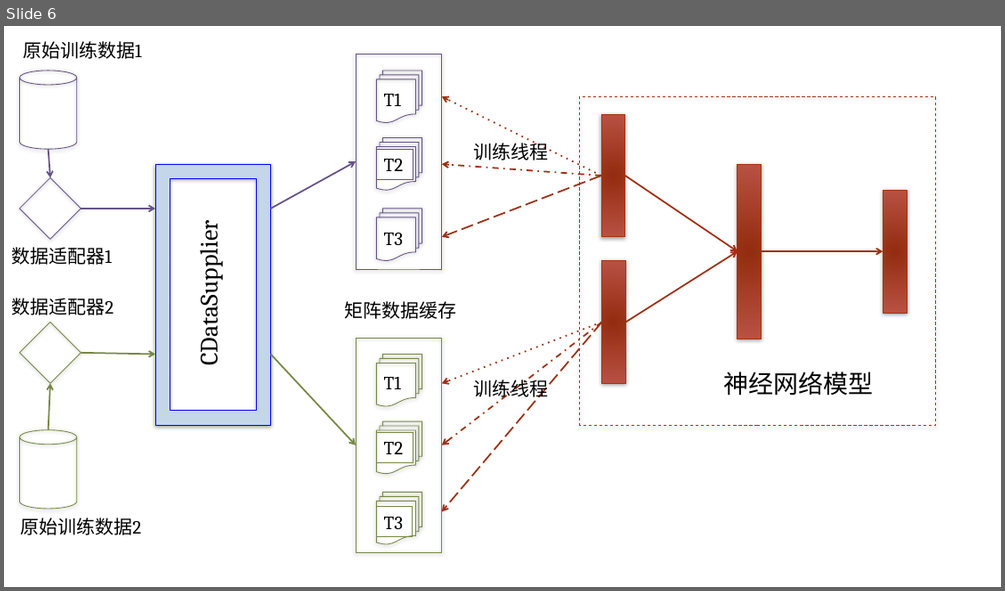
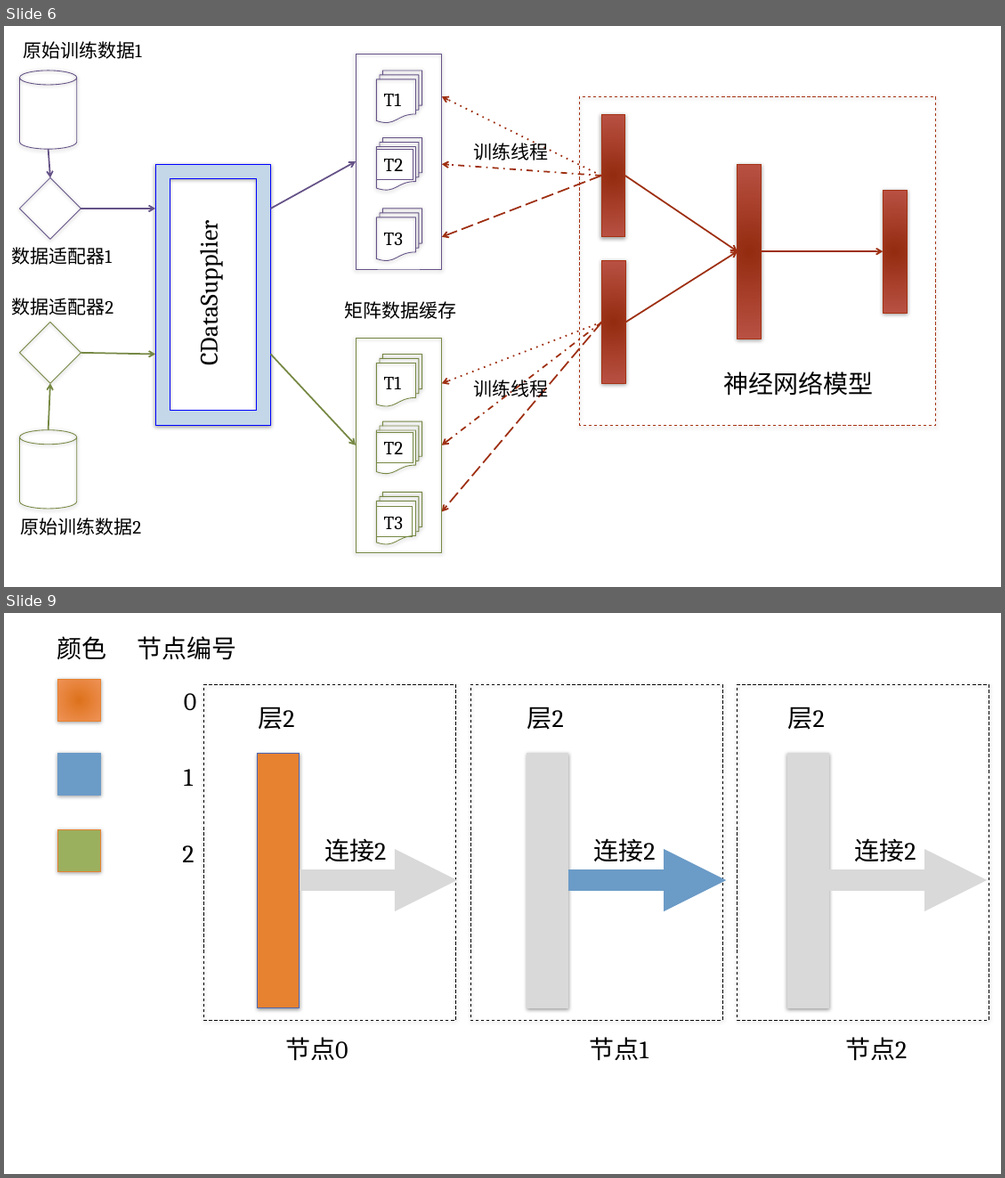
Before and after one commit to Hanjun-Dai/IECABrainDoc, a slide deck: Hanjun/Pictures.pptx. Shown one above the other, each under a label of ours: slide 6 before the commit, slides 6 and 9 after it; the slides between them are not shown. The pictures are 1005x591 and 1005x1178 pixels, drawn with LibreOffice and Linux fonts; fonts in the diff are those of the drawing; background and template pictures are left out. Boxes give left, top, right and bottom in pixels: in the first picture for what was removed or moved away, otherwise in the second. Text is boxed around its words. In the diff, an @@ line names an element or a change of style, - is before the commit and + after.

```diff
--- a/Hanjun/Pictures.pptx
+++ b/Hanjun/Pictures.pptx
@@ slide 9 added at bbox=[4, 613, 1001, 1174], background picture (left out) @@
@@ text added at bbox=[57, 636, 107, 659], 24 pt, text #000000 @@
+颜色
@@ text added at bbox=[137, 636, 236, 660], 24 pt, text #000000 @@
+节点编号
@@ rectangle added at bbox=[57, 679, 100, 721], fill gradient #DF731B to #F09457, outline #E68230 0.75 pt @@
@@ rectangle added at bbox=[204, 685, 456, 1021], outline #000000 0.75 pt dashed @@
@@ rectangle added at bbox=[470, 685, 722, 1021], outline #000000 0.75 pt dashed @@
@@ rectangle added at bbox=[736, 685, 989, 1021], outline #000000 0.75 pt dashed @@
@@ text added at bbox=[184, 693, 196, 710], 24 pt, text #000000 @@
+0
@@ text added at bbox=[258, 706, 294, 730], 24 pt, text #000000 @@
+层2
@@ text added at bbox=[527, 706, 564, 730], 24 pt, text #000000 @@
+层2
@@ text added at bbox=[788, 706, 825, 730], 24 pt, text #000000 @@
+层2
@@ rectangle added at bbox=[57, 753, 100, 795], fill #6B9BC7, outline #6B9BC7 0.75 pt @@
@@ text added at bbox=[184, 769, 193, 786], 24 pt, text #000000 @@
+1
@@ rectangle added at bbox=[258, 753, 299, 1007], fill #E68230, outline #4E66B2 0.75 pt @@
@@ rectangle added at bbox=[526, 753, 568, 1007], fill #D9D9D9, outline #D9D9D9 0.75 pt @@
@@ rectangle added at bbox=[787, 753, 829, 1007], fill #D9D9D9, outline #D9D9D9 0.75 pt @@
@@ rectangle added at bbox=[57, 830, 100, 872], fill #9BB05E, outline #E68230 0.75 pt @@
@@ text added at bbox=[182, 845, 194, 862], 24 pt, text #000000 @@
+2
@@ text added at bbox=[324, 838, 386, 861], 24 pt, text #000000 @@
+连接2
@@ text added at bbox=[593, 838, 655, 861], 24 pt, text #000000 @@
+连接2
@@ text added at bbox=[854, 838, 915, 861], 24 pt, text #000000 @@
+连接2
@@ arrow added from (299, 880) to (457, 880), #D9D9D9 20 pt @@
@@ arrow added from (568, 880) to (726, 880), #6B9BC7 20 pt @@
@@ arrow added from (829, 880) to (987, 880), #D9D9D9 20 pt @@
@@ text added at bbox=[285, 1037, 348, 1061], 24 pt, text #000000 @@
+节点0
@@ text added at bbox=[590, 1037, 648, 1061], 24 pt, text #000000 @@
+节点1
@@ text added at bbox=[845, 1037, 906, 1061], 24 pt, text #000000 @@
+节点2
```
Also in this commit, not shown: 2 other slides added, 5 other files.
